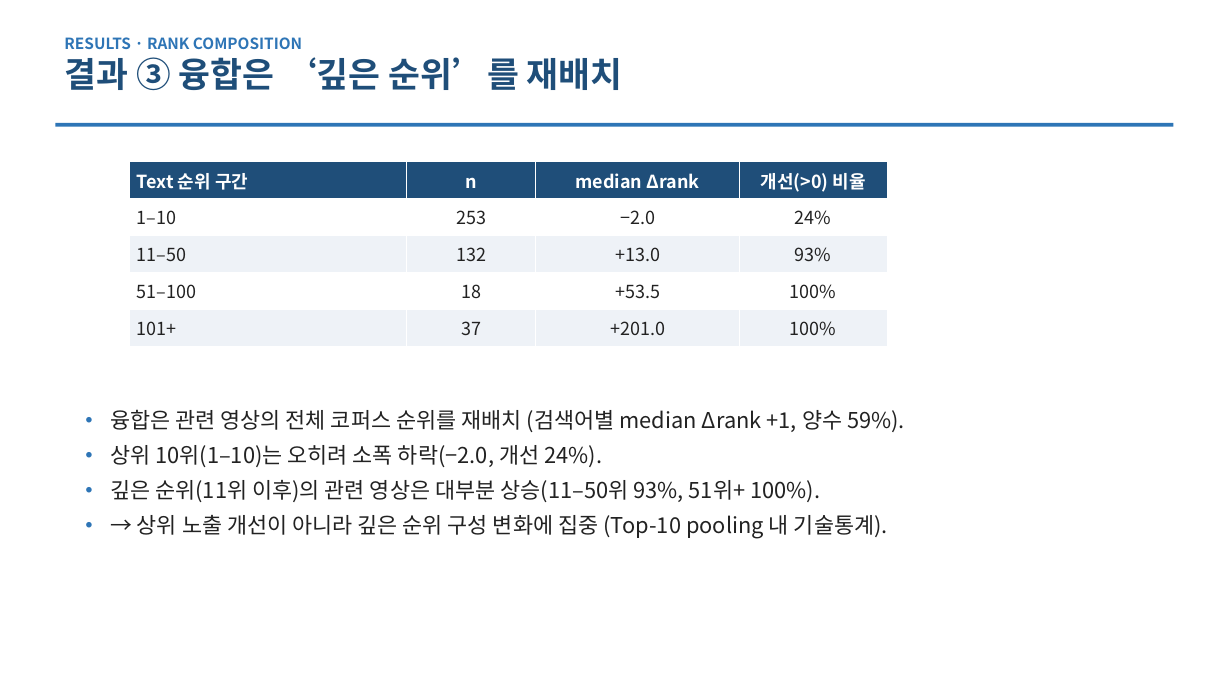
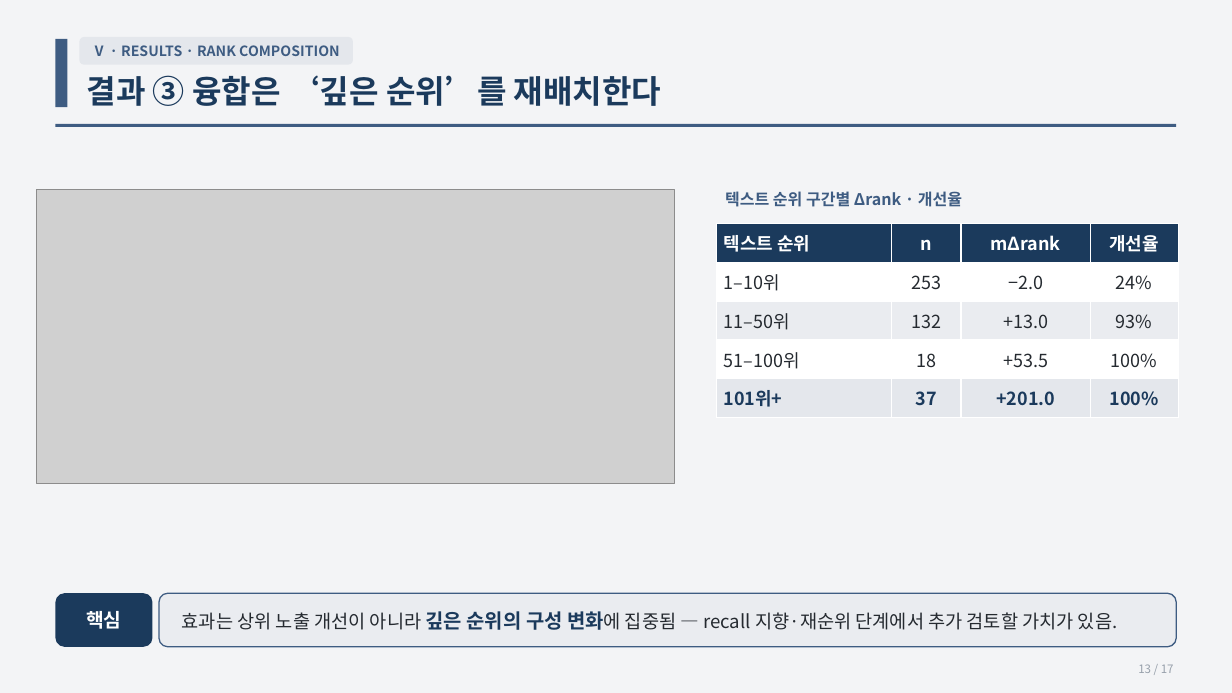
Before and after one commit to ThirdActiveDataExTech/thirdparty-metadata-ingestion, a slide deck: slide 13 of docs/research/P05_thumbnail_fusion/paper_KIICE_발표초안.pptx (slide 10 before the commit). Drawn at 1232x693 pixels with LibreOffice and Linux fonts; fonts in the diff are those of the drawing; grey boxes stand for pictures. Boxes give left, top, right and bottom in pixels: in the first picture for what was removed or moved away, otherwise in the second. Text is boxed around its words. In the diff, an @@ line names an element or a change of style, - is before the commit and + after.

```diff
--- a/docs/research/P05_thumbnail_fusion/paper_KIICE_발표초안.pptx
+++ b/docs/research/P05_thumbnail_fusion/paper_KIICE_발표초안.pptx
@@ background #FFFFFF to #F3F4F6 @@
@@ rectangle added at (55, 39, 67, 107), fill #3E5C82 @@
@@ rounded rectangle added at (79, 37, 353, 65), fill #E4E7EC, 11 pt, text #3E5C82, bold @@
+Ⅴ · RESULTS · RANK COMPOSITION
@@ text at (87, 75, 661, 106): text changed; size 12 to 25 pt; text colour #2E75B6 to #1B3A5C @@
-RESULTS · RANK COMPOSITION
-결과 ③ 융합은 ‘깊은 순위’를 재배치
+결과 ③ 융합은 ‘깊은 순위’를 재배치한다
@@ rectangle at (55, 124, 1177, 127): fill #2E75B6 to #3E5C82 @@
@@ picture added at (37, 189, 675, 483) @@
@@ text added at (725, 191, 962, 207), 12.5 pt, text #3E5C82, bold @@
+텍스트 순위 구간별 Δrank · 개선율
@@ table at (716, 224, 1178, 418) @@
-row 1: Text 순위 구간 | n | median Δrank | 개선(>0) 비율
+row 1: 텍스트 순위 | n | mΔrank | 개선율
-row 2, column 1: 1–10
+row 2, column 1: 1–10위
-row 3, column 1: 11–50
+row 3, column 1: 11–50위
-row 4, column 1: 51–100
+row 4, column 1: 51–100위
-row 5, column 1: 101+
+row 5, column 1: 101위+
@@ fill #1F4E79 to #1B3A5C in row 1 @@
@@ fill #EEF2F7 to #EAECF0 in row 3 @@
@@ fill #EEF2F7 to #E4E7EC in row 5 @@
@@ text colour #222222 to #252A30 in "253", "−2.0", "24%", "132" and 5 more places @@
@@ text colour #222222 to #1B3A5C, bold on in "37", "+201.0", "100%" @@
@@ table: place and size @@
-table at (129, 162, 887, 347)
+table at (716, 224, 1178, 418)
@@ text removed at (110, 409, 905, 539) @@
-• 융합은 관련 영상의 전체 코퍼스 순위를 재배치 (검색어별 median Δrank +1, 양수 59%).
-• 상위 10위(1–10)는 오히려 소폭 하락(−2.0, 개선 24%).
-• 깊은 순위(11위 이후)의 관련 영상은 대부분 상승(11–50위 93%, 51위+ 100%).
-• → 상위 노출 개선이 아니라 깊은 순위 구성 변화에 집중 (Top-10 pooling 내 기술통계).
@@ rounded rectangle added at (55, 593, 152, 647), fill #1B3A5C, 15 pt, text #FFFFFF, bold @@
+핵심
@@ rounded rectangle added at (159, 593, 1177, 647), fill #EAECF0, outline #3E5C82 1 pt, 14.5 pt, text #252A30 @@
+효과는 상위 노출 개선이 아니라 깊은 순위의 구성 변화에 집중됨 — recall 지향·재순위 단계에서 추가 검토할 가치가 있음.
@@ text added at (1138, 664, 1174, 673), 9 pt, text #97A0AB @@
+13 / 17
```
Also in this commit, not shown: 11 other slides changed, 6 slides added, 2 slides removed, 22 other files.
